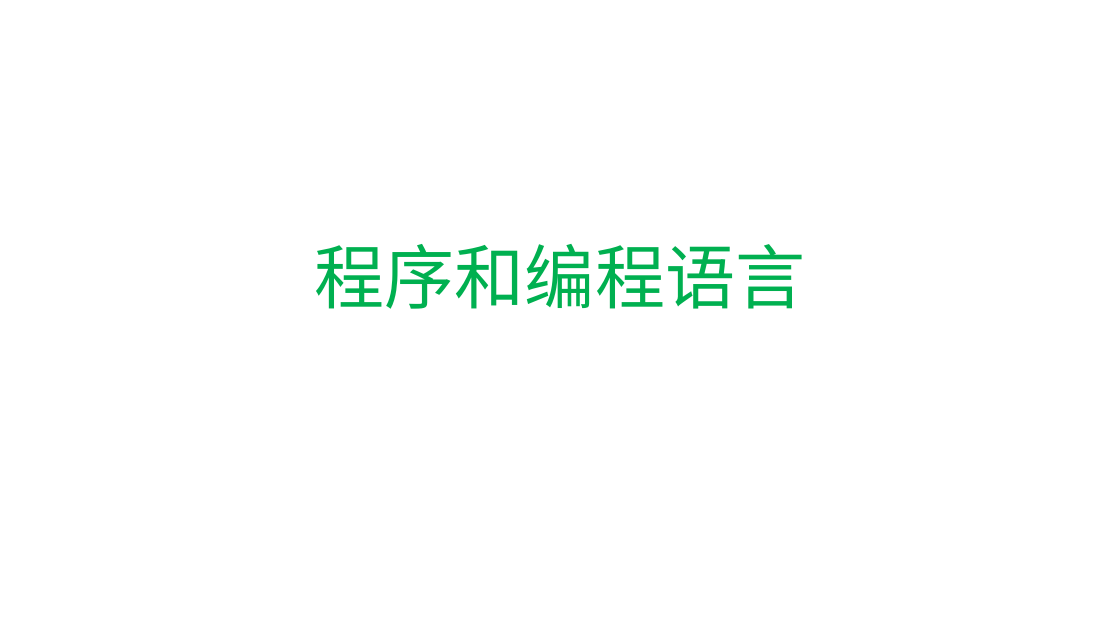
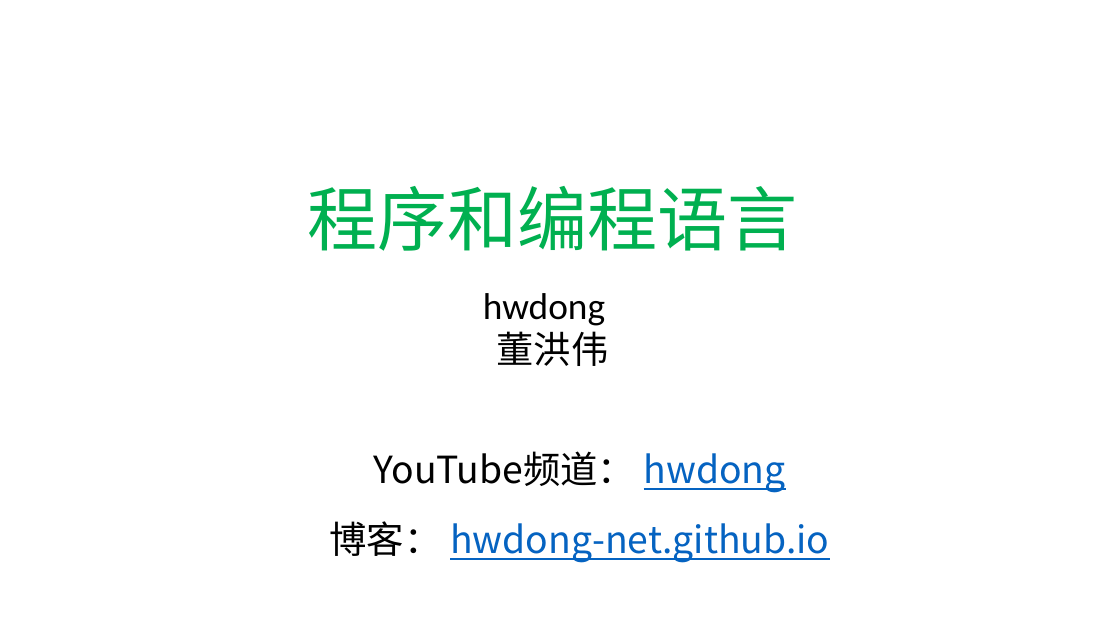
Before and after one commit to hwdong-net/cplusplus17, a slide deck: slide 31 of ppt/1.1 C++语言介绍.pptx (slide 7 before the commit). Drawn at 1120x630 pixels with LibreOffice and Linux fonts; fonts in the diff are those of the drawing. Boxes give left, top, right and bottom in pixels: in the first picture for what was removed or moved away, otherwise in the second. Text is boxed around its words. In the diff, an @@ line names an element or a change of style, - is before the commit and + after.

```diff
--- a/ppt/1.1 C++语言介绍.pptx
+++ b/ppt/1.1 C++语言介绍.pptx
@@ title "程序和编程语言": place and size @@
-title "程序和编程语言" at bbox=[315, 244, 805, 309]
+title "程序和编程语言" at bbox=[308, 186, 798, 251]
@@ text added at bbox=[483, 293, 608, 366], 32 pt, text #000000 @@
+hwdong
+董洪伟
@@ text added at bbox=[330, 451, 830, 563], 32 pt, text #0563C1, underline @@
+YouTube频道： hwdong
+博客： hwdong-net.github.io
```
Also in this commit, not shown: 7 other slides changed, 20 slides added, 4 slides removed.
